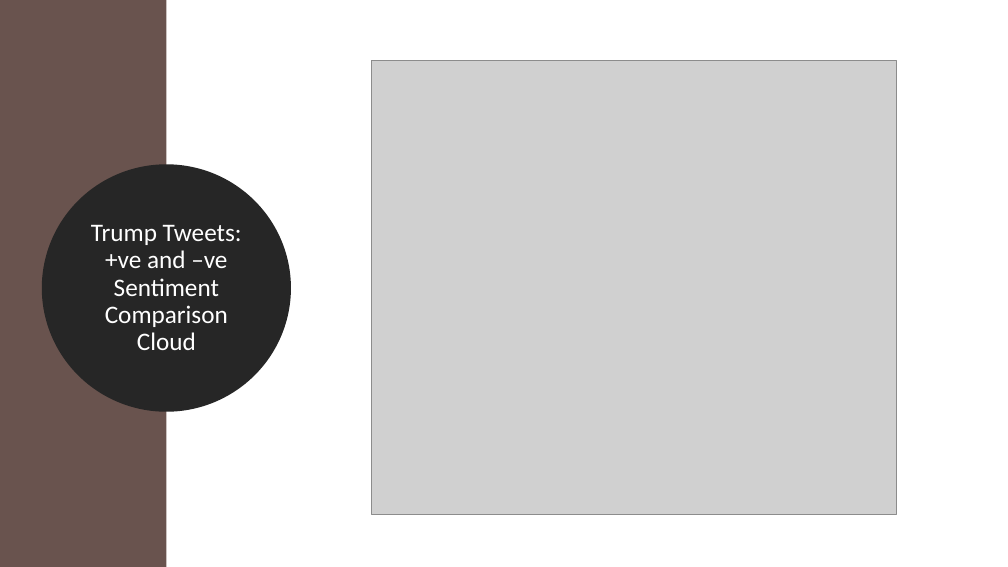
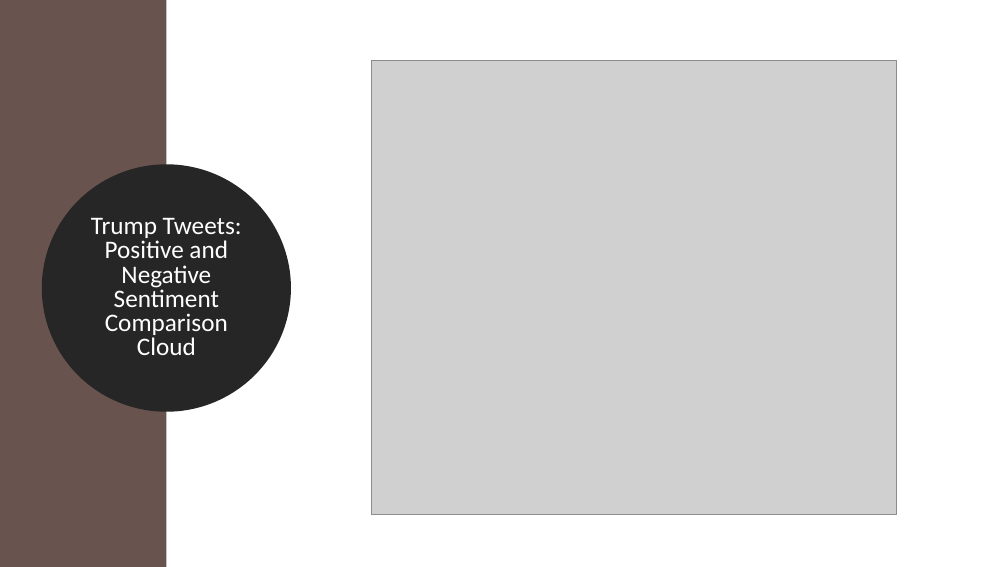
Before and after one commit to stagOak/text_data_eda_trump_potus_tweets, a slide deck: slide 11 of analysisFile.pptx. Drawn at 1008x567 pixels with LibreOffice and Linux fonts; fonts in the diff are those of the drawing; grey boxes stand for pictures. Boxes give left, top, right and bottom in pixels: in the first picture for what was removed or moved away, otherwise in the second. Text is boxed around its words. In the diff, an @@ line names an element or a change of style, - is before the commit and + after.

```diff
--- a/analysisFile.pptx
+++ b/analysisFile.pptx
@@ text in ellipse at (x1=91, y1=218, x2=242, y2=355): text changed @@
-Trump Tweets: +ve and –ve Sentiment Comparison Cloud
+Trump Tweets: Positive and Negative Sentiment Comparison Cloud
```
Also in this commit, not shown: 2 other slides changed, 2 slides added, 4 slides removed, 2 other files.
